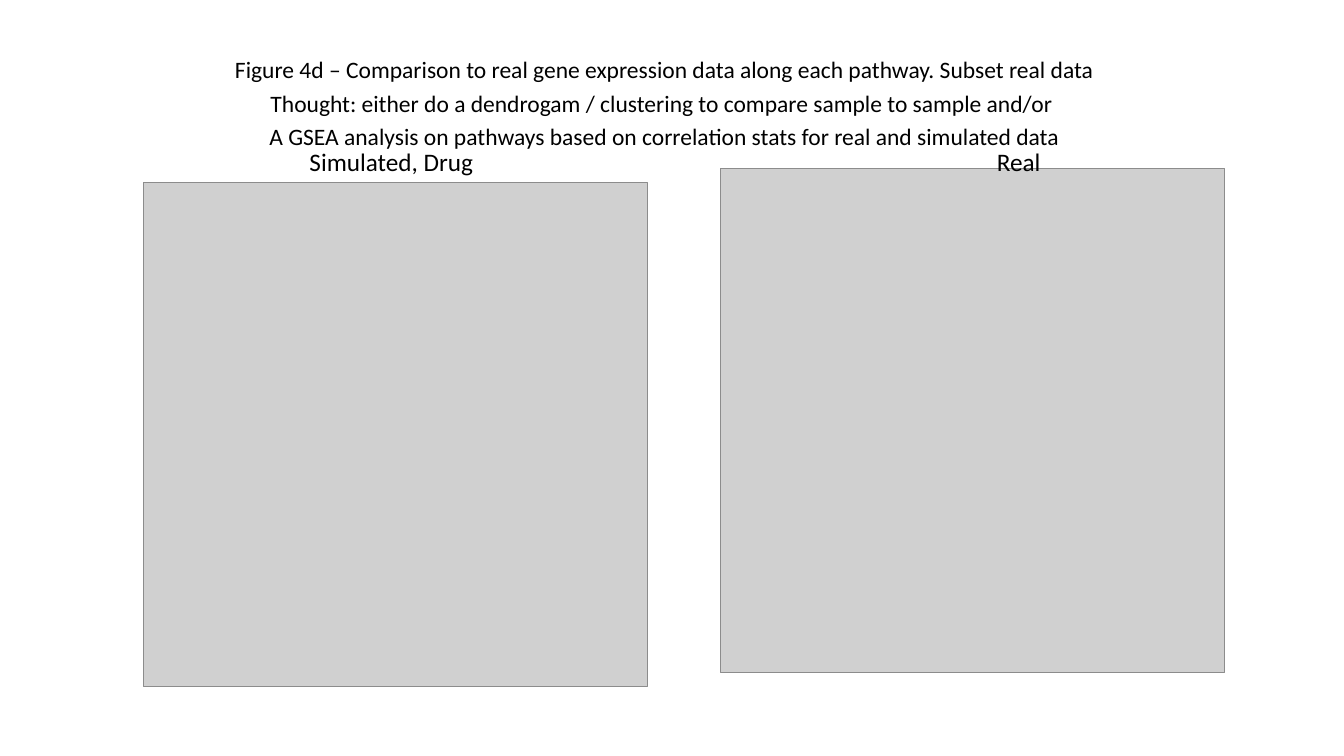
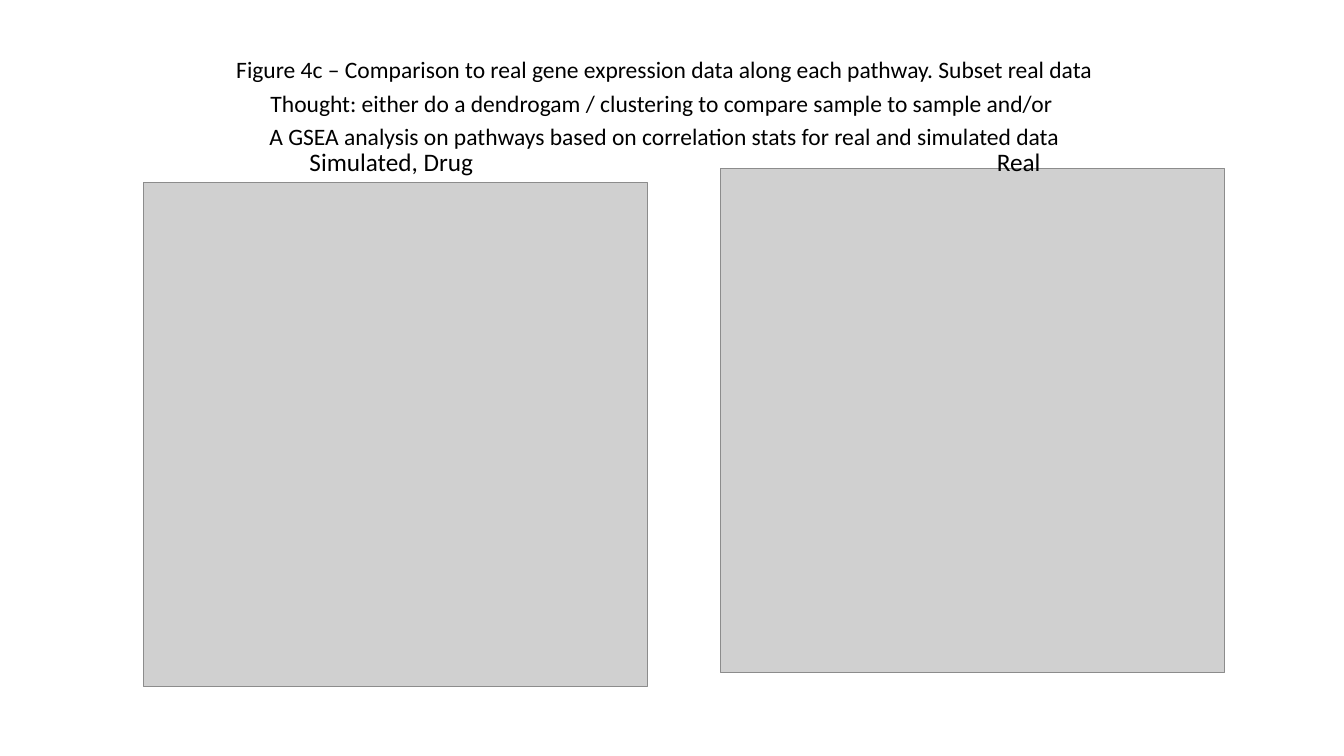
Before and after one commit to FertigLab/CancerInSilico-Figures, a slide deck: slide 7 of Figure_Overview.pptx. Drawn at 1344x756 pixels with LibreOffice and Linux fonts; fonts in the diff are those of the drawing; grey boxes stand for pictures. Boxes give left, top, right and bottom in pixels: in the first picture for what was removed or moved away, otherwise in the second. Text is boxed around its words. In the diff, an @@ line names an element or a change of style, - is before the commit and + after.

```diff
--- a/Figure_Overview.pptx
+++ b/Figure_Overview.pptx
@@ subtitle at (236, 61, 1091, 82): text changed @@
-Figure 4d – Comparison to real gene expression data along each pathway. Subset real data
+Figure 4c – Comparison to real gene expression data along each pathway. Subset real data
```
Also in this commit, not shown: 1 other slide changed, 5 other files.
